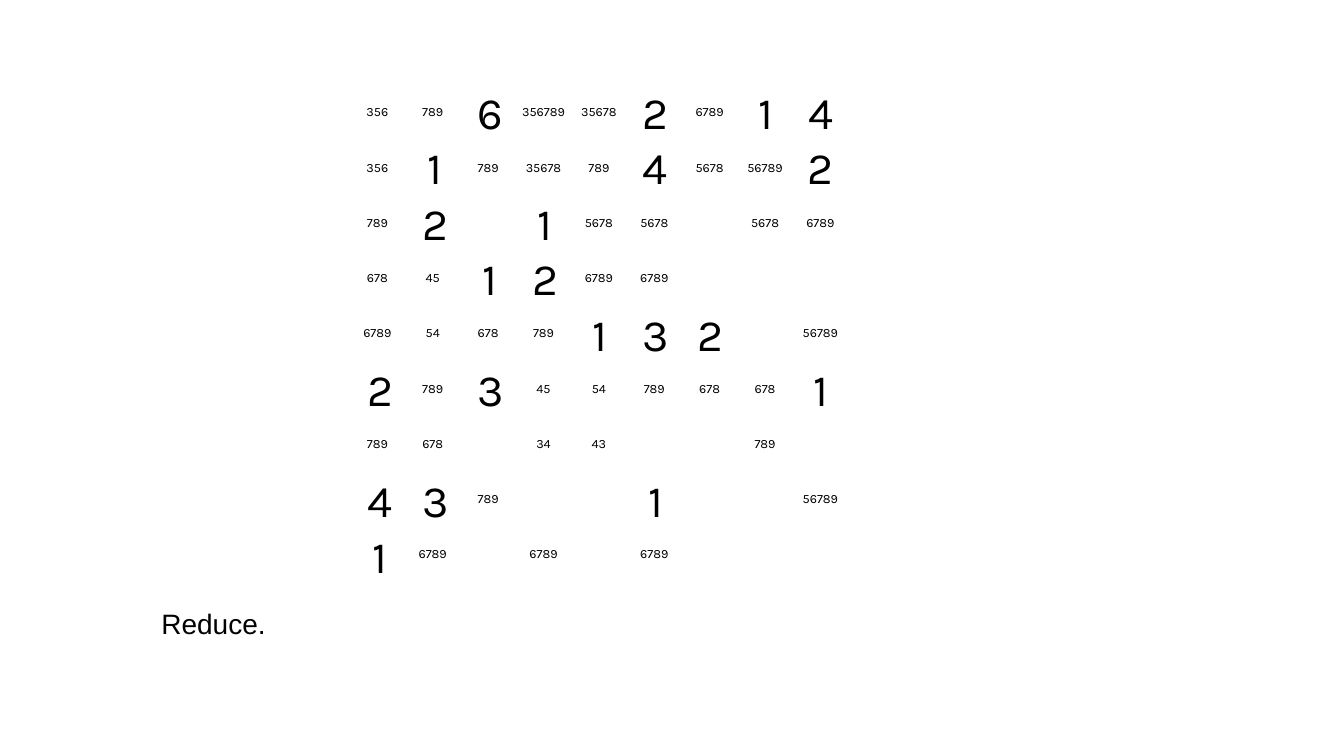
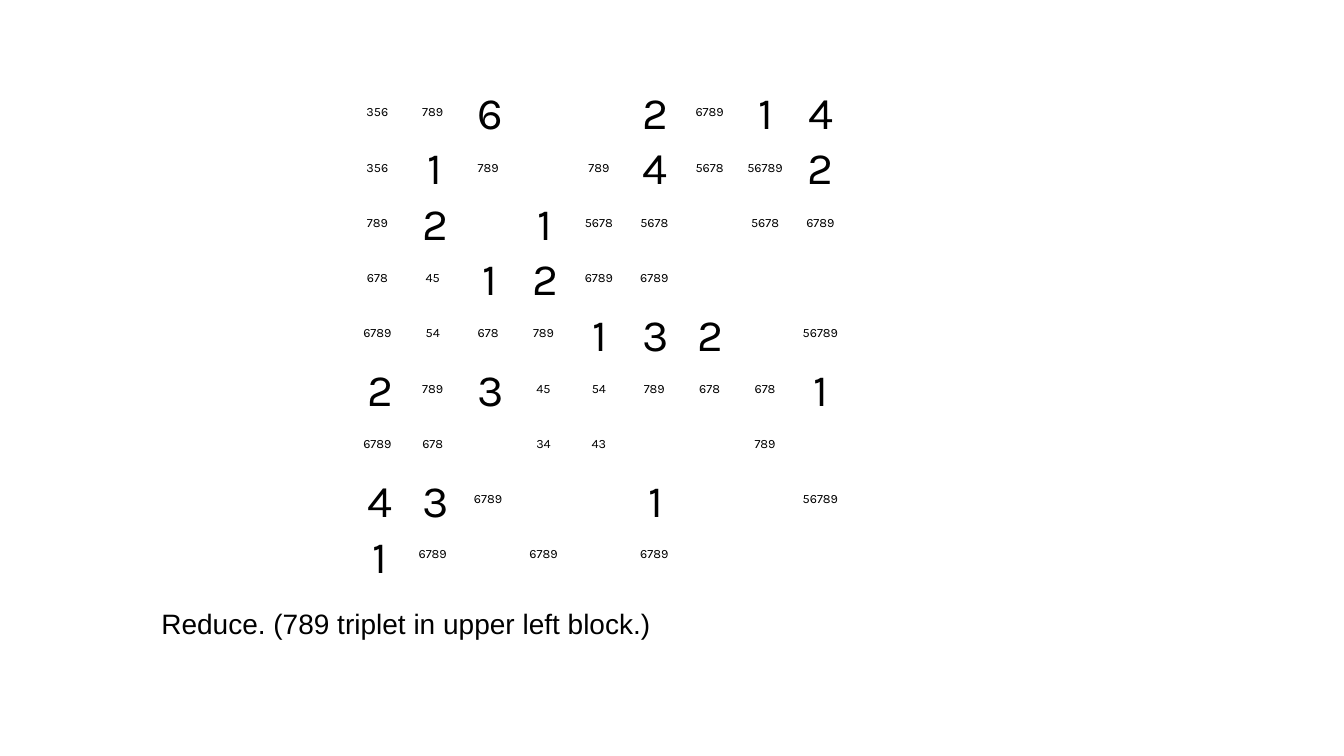
Before and after one commit to jhardis/WSJ_Number_Puzzles, a slide deck: slide 44 of 20260711_2.pptx (slide 46 before the commit). Drawn at 1344x756 pixels with LibreOffice and Linux fonts; fonts in the diff are those of the drawing; background and template pictures are left out. Boxes give left, top, right and bottom in pixels: in the first picture for what was removed or moved away, otherwise in the second. Text is boxed around its words. In the diff, an @@ line names an element or a change of style, - is before the commit and + after.

```diff
--- a/20260711_2.pptx
+++ b/20260711_2.pptx
@@ text removed at (522,108,565,116) @@
-356789
@@ text removed at (581,108,616,116) @@
-35678
@@ text removed at (526,164,561,172) @@
-35678
@@ text at (363,440,391,448): text changed @@
-789
+6789
@@ text at (474,495,502,503): text changed @@
-789
+6789
@@ text at (161,613,651,639): text changed @@
-Reduce.
+Reduce. (789 triplet in upper left block.)
```
Also in this commit, not shown: 23 other slides changed, 1 slide removed.
